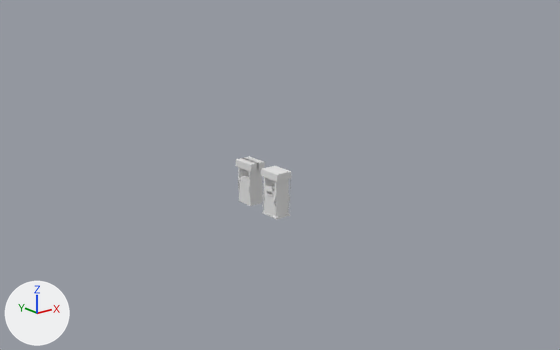
An edit to the Blender file Assets/praça das aguas/predios/casa4.blend, drawn before and after from the same camera.
Camera for both pictures: a 50 mm camera at (-29.0, -30.3, 14.1) aimed at (-2.3, 3.1, 0.8). Lighting does not change. The marker at lower left points along +X, +Y and +Z.
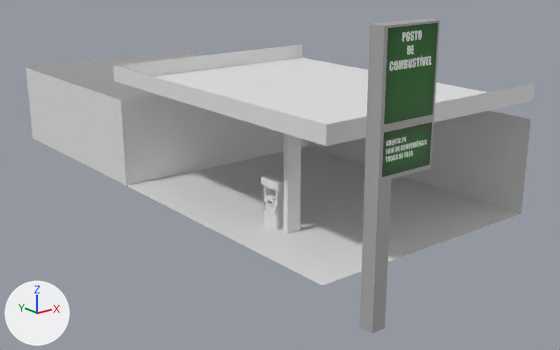
Location of each change, [x1, y1, x2, y2] in pixels of the pictures (560 x 350 px):
'Plane', shown
    after: [26, 50, 531, 213]
'Plane.003', shown
    after: [127, 146, 521, 286]
'Plane.001', shown
    after: [113, 44, 535, 146]
'Cube', shown
    after: [360, 19, 440, 333]
'Plane.002', shown
    after: [283, 134, 301, 234]
'Plane.004', moved
    before: [261, 166, 291, 219]
    after: [261, 174, 284, 230]
'Plane.005', deleted
    before: [236, 156, 265, 206]
part 1 of me_plane, cut back
    after: [121, 95, 531, 213]

The edits, one by one:
me_plane has 8 vertices, 5 faces and spans x -9.04..4.99, y 8.98..23.01, z 0.0..5.07.
me_plane is used by ob_plane; location (0.0, 0.0, 0.0).
Verts and faces of me_plane; kept vertices keep their numbers, new ones are numbered from 8.
Before the commit, vertices of me_plane: 1 (-9.04, 8.98, 5.07), 3 (-9.04, 23.01, 5.07), 4 (4.99, 8.98, 0.0), 5 (4.99, 8.98, 5.07), 6 (4.99, 23.01, 0.0).
Before the commit, vertices of me_plane: 7 (4.99, 23.01, 5.07).
Part 1, on me_plane:
Faces deleted: (4, 6, 7, 5), (1, 5, 7, 3).
Vertex 4 moves to (4.93, 8.98, 0.0), pixel (308, 146).
Vertex 5 moves to (4.93, 8.98, 5.07).
New vertex 8 is at (4.93, -8.21, 0.0), pixel (521, 213).
New vertex 9 is at (4.93, -8.21, 5.07), pixel (530, 119).
New faces: (4, 8, 9, 5).
Object 'Plane.005' (ob_plane_005) is deleted.
Object 'Plane.007' (ob_plane_007) is deleted.
Object 'Plane.004' (ob_plane_004) moves from (-5.09, 0.03, 1.07) to (-6.12, -1.35, 1.14).
Object 'Plane.003' (ob_plane_003) is now shown.
Object 'Plane.002' (ob_plane_002) moves from (0.0, 0.0, 0.0) to (-1.03, 0.0, 0.0).
Object 'Plane.002' (ob_plane_002) is now shown.
Object 'Plane.001' (ob_plane_001) is now shown.
Object 'Cube' (ob_cube) is now shown.
Object 'Plane' (ob_plane) is now shown.
